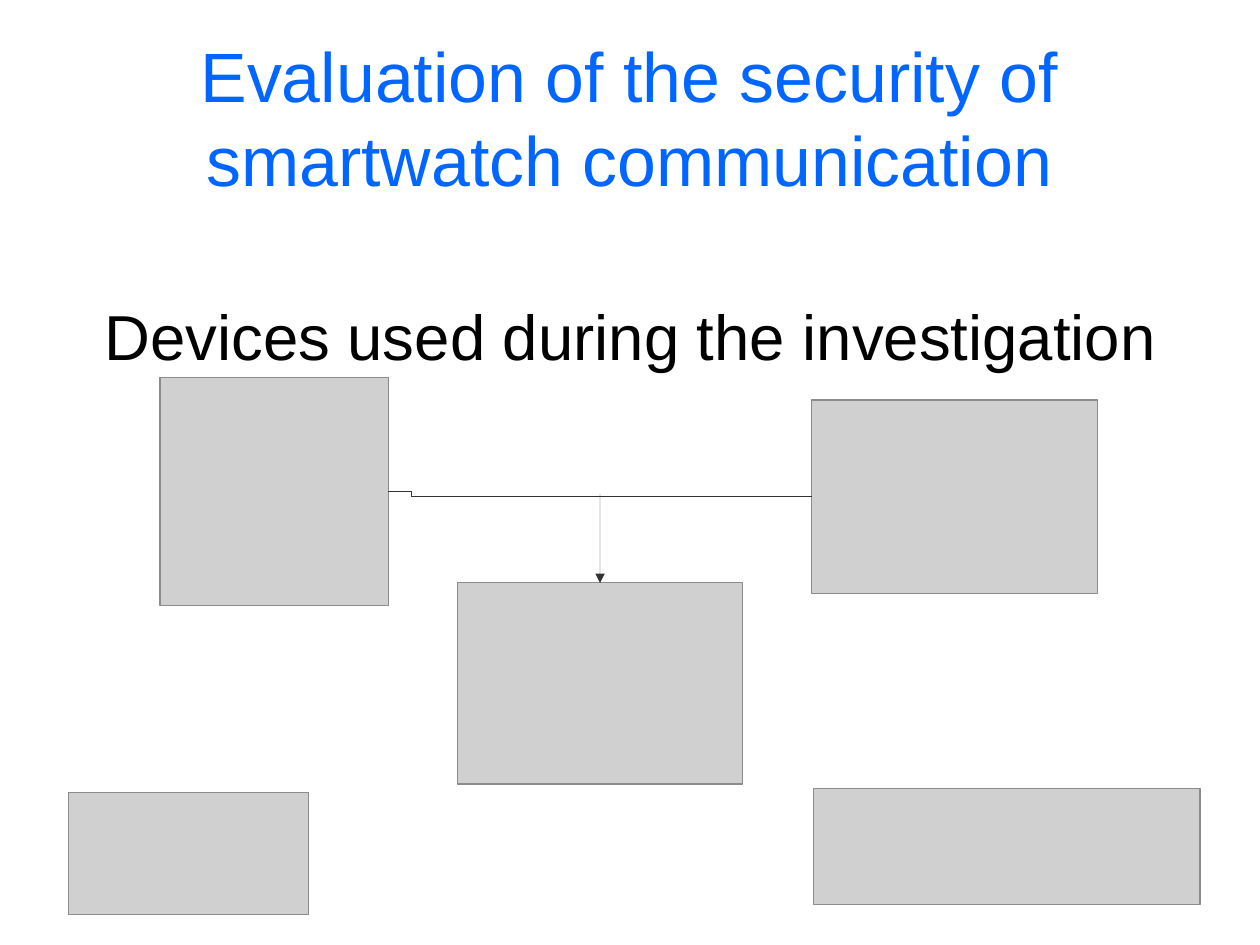
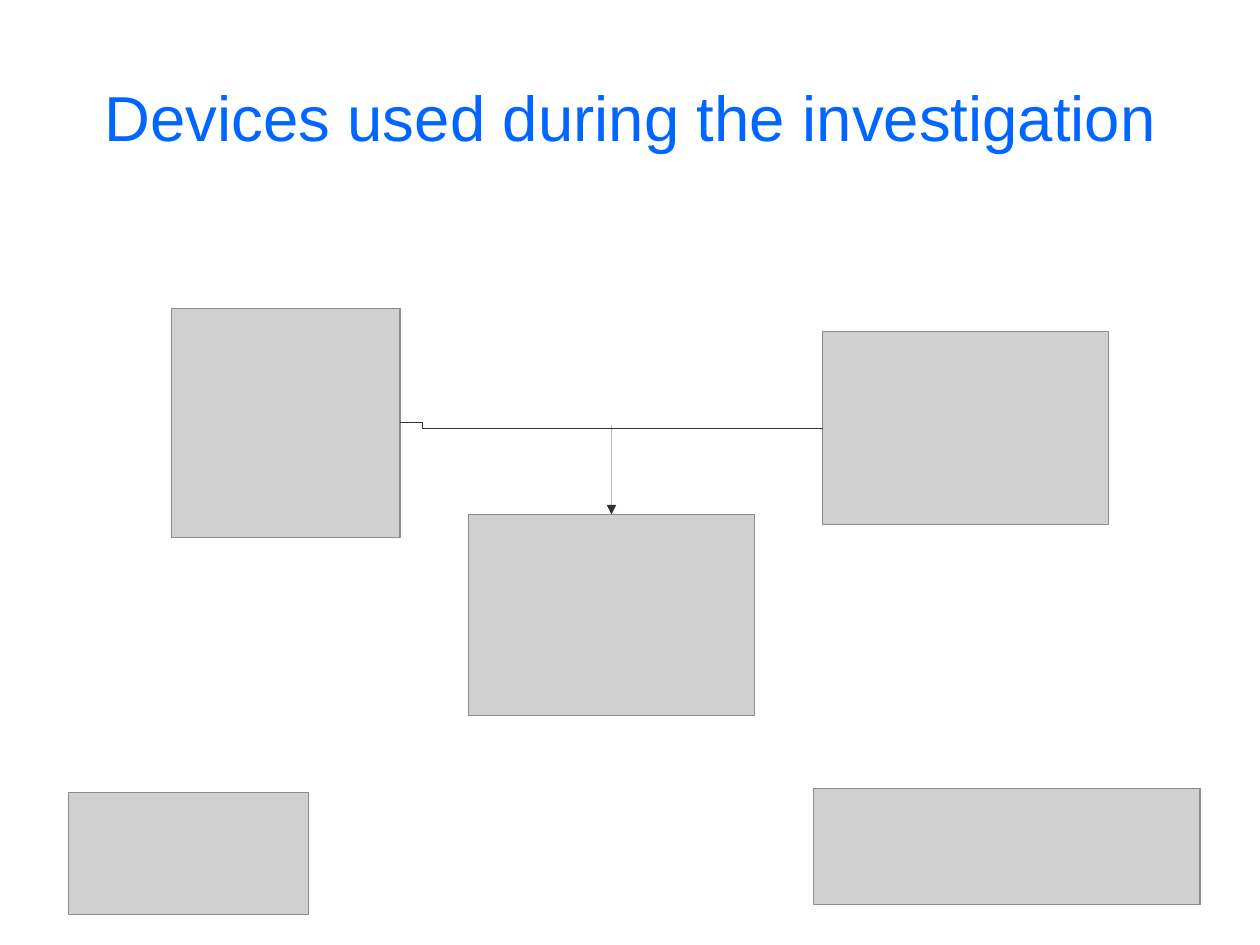
Before and after one commit to cheeseit/smartwatchers_report, a slide deck: slide 3 of presentation.odp (slide 2 before the commit). Drawn at 1260x945 pixels with LibreOffice and Linux fonts; fonts in the diff are those of the drawing; grey boxes stand for pictures. Boxes give left, top, right and bottom in pixels: in the first picture for what was removed or moved away, otherwise in the second. Text is boxed around its words. In the diff, an @@ line names an element or a change of style, - is before the commit and + after.

```diff
--- a/presentation.odp
+++ b/presentation.odp
@@ title "Devices used during the investigation": place and size @@
-title "Devices used during the investigation" at (105, 314, 1156, 372)
+title "Devices used during the investigation" at (105, 95, 1156, 153)
@@ title "Devices used during the investigation" at (105, 95, 1156, 153): text colour #000000 to #0066FF; vertical alignment top to middle @@
@@ title removed at (201, 51, 1058, 187) @@
-Evaluation of the security of smartwatch communication
@@ 3 pictures, 1 elbow line, 1 arrow: place and size @@
-3 pictures, 1 elbow line, 1 arrow at (160, 377, 1098, 784)
+3 pictures, 1 elbow line, 1 arrow at (172, 309, 1109, 716)
```
Also in this commit, not shown: 9 other slides changed, 3 slides added, 2 slides removed, 1 other file.
